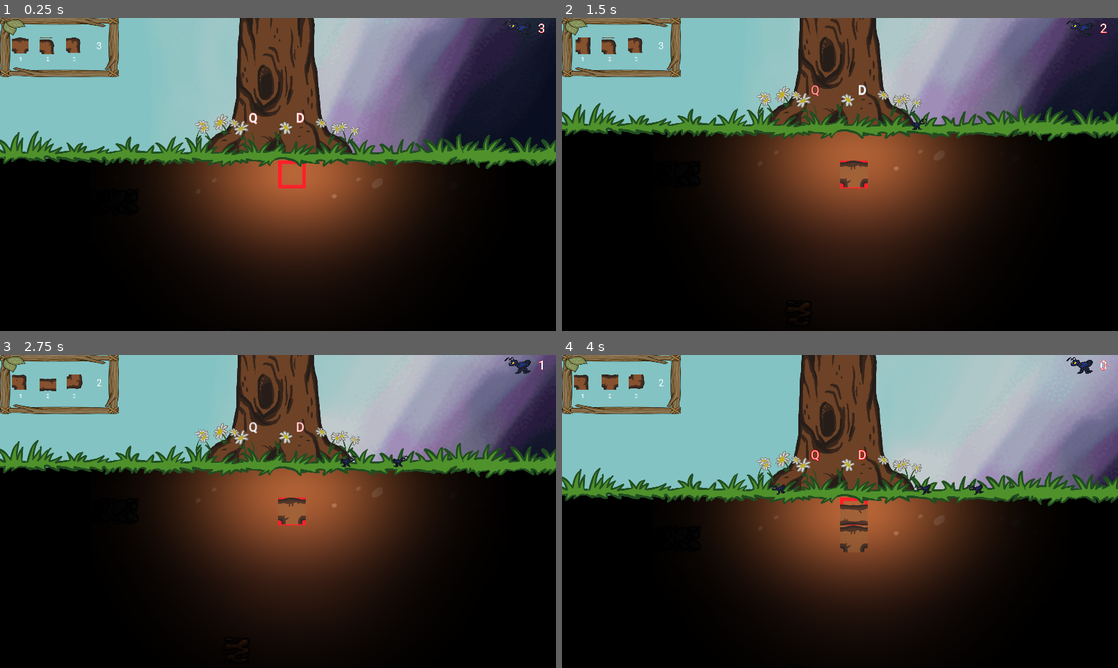
Above: before the commit, frames 1-4 (two rows, left to right).
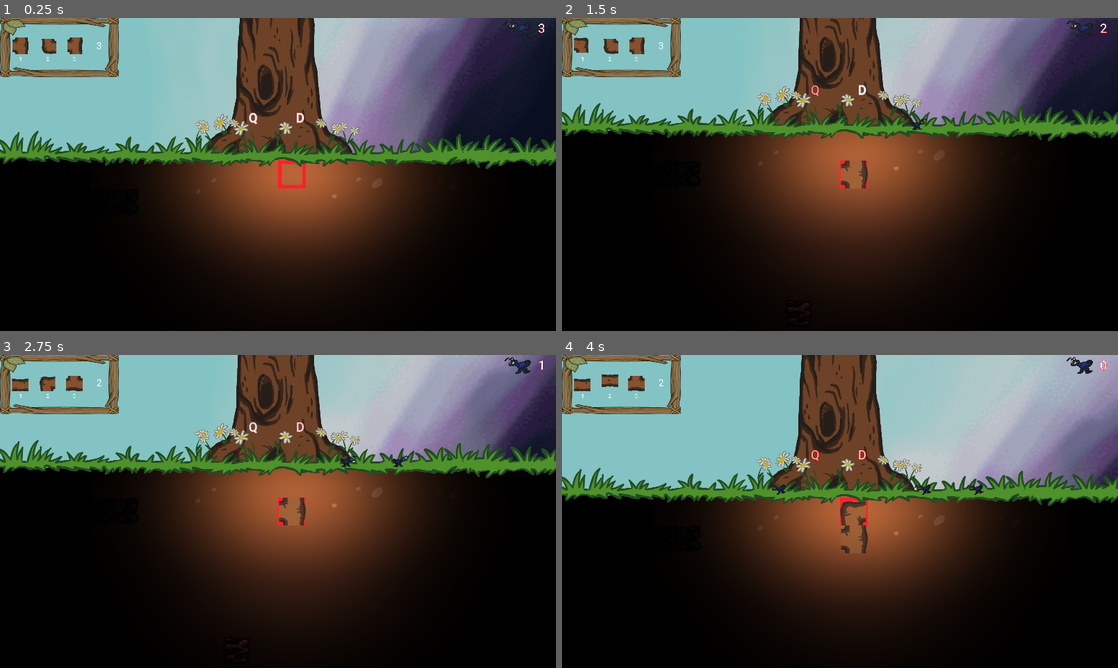
Above: after the commit, the same moments.

Repository: DEF-42/treeOfLife
Game: Godot game, scene res://Scenes/World.tscn
Two runs of this game, one before a commit and one after it. Both use one fixed random seed, a clock stepped at 60 frames per second and the inputs below.
Inputs:
- Up to frame 1 (0.25 s): no input
- Up to frame 2 (1.5 s): tap Enter (ui_accept) at 0.5, 0.6, 0.77, 1.07 s; hold D (spawn_ally_right) 0.53-1.28 s; hold Down (ui_down) from 1.28 s (still down); tap Keypad 1 (first_root) at 1.35 s
- Up to frame 3 (2.75 s): tap Enter (ui_accept) at 1.52, 1.55, 1.82, 2.3 s; release Down (ui_down) at 2.03 s; hold D (spawn_ally_right) from 2.03 s (still down); tap Keypad 0 (refresh_roots) at 2.1 s
- Up to frame 4 (4 s): release D (spawn_ally_right) at 2.78 s; hold Up (ui_up) 2.78-3.53 s; tap Keypad 2 (second_root) at 2.85 s; tap Enter (ui_accept) at 3.02, 3.05, 3.32, 3.77, 3.8 s; hold A (spawn_ally_left) from 3.53 s (still down); tap Keypad 3 (third_root) at 3.6 s

The runs differ from the first frame. In frame 1, 0.3% of the frame differs, in the area x 2-15%, y 6-12%; in frame 2, 0.5%; in frame 3, 0.5%; in frame 4, 0.7%, in the area x 2-55%, y 6-64%.

Commit message:
start working on placement authorized detection

Diff:
--- a/Autoloads/EventBus.gd
+++ b/Autoloads/EventBus.gd
@@ -3,6 +3,7 @@
 
 signal create_root(texture)
 signal sediment_linked()
+signal water_linked()
 
 signal day_state_changed(state)
 
--- a/Autoloads/GameBus.gd
+++ b/Autoloads/GameBus.gd
@@ -1,5 +1,6 @@
 extends Node
 
+const ROOT = "root"
 const ROCK = "rock"
 const WATER = "water"
 const SEDIMENT = "sediment"
@@ -15,6 +16,7 @@
 var tree_hp: int = 3 setget set_tree_hp, get_tree_hp
 var tree_xp: int = 0 setget set_tree_xp, get_tree_xp
 var sediments: int = 0
+var water: int = 0
 
 var cell_size: Vector2 = Vector2(80, 80)
 var grid = []
@@ -91,3 +93,6 @@
 
 func increment_sediment():
 	sediments = sediments + 1
+
+func increment_water():
+	water = water + 1
--- a/Scenes/Underground/Grid.tscn
+++ b/Scenes/Underground/Grid.tscn
@@ -6,7 +6,6 @@
 [ext_resource path="res://Assets/Underground/light (2).png" type="Texture" id=4]
 [ext_resource path="res://Assets/Underground/fondTerre.png" type="Texture" id=5]
 [ext_resource path="res://Sounds/UI/SFX_Placer_Racine_2.wav" type="AudioStream" id=7]
-[ext_resource path="res://Sounds/UI/SFX_Placer_Interdit.wav" type="AudioStream" id=9]
 
 [node name="Grid" type="Node2D"]
 script = ExtResource( 3 )
@@ -33,7 +32,6 @@
 stream = ExtResource( 7 )
 
 [node name="RootPlacedForbiddenSound" type="AudioStreamPlayer" parent="."]
-stream = ExtResource( 9 )
 
 [node name="UndergroundSprite" type="Sprite" parent="."]
 position = Vector2( 800, 644 )
--- a/Scenes/Underground/Items/Root.tscn
+++ b/Scenes/Underground/Items/Root.tscn
@@ -9,4 +9,4 @@
 [node name="Sprite" type="Sprite" parent="."]
 texture = ExtResource( 2 )
 region_enabled = true
-region_rect = Rect2( 510, 33, 60, 80 )
+region_rect = Rect2( 510, 120, 60, 80 )
--- a/Scripts/UI/RootSelector.gd
+++ b/Scripts/UI/RootSelector.gd
@@ -3,10 +3,6 @@
 const MAX_REFRESH = 3
 
 var is_day = true
-var can_rotate_root: bool = false
-#var root_I_sprite = preload("res://Assets/Underground/root_I.png")
-#var root_L_sprite = preload("res://Assets/Underground/root_L.png")
-#var root_T_sprite = preload("res://Assets/Underground/root_T.png")
 var root_dictionary = {
 	# T roots
 	1: {
@@ -17,7 +13,7 @@
 	# L roots
 	2: {
 		1: Rect2(794, 18, GAME.cell_size.x, GAME.cell_size.y),
-		2: Rect2(802, 90, GAME.cell_size.x, GAME.cell_size.y),
+		2: Rect2(802, 98, GAME.cell_size.x, GAME.cell_size.y),
 		3: Rect2(713, 259, GAME.cell_size.x, GAME.cell_size.y),
 	},
 	# I roots
@@ -34,7 +30,6 @@
 func _ready():
 	rng.randomize()
 	_randomize_all_roots()
-	can_rotate_root = true
 	set_available_refresh_counter(MAX_REFRESH)
 	EVENTS.connect("day_state_changed", self, "_on_day_state_changed")
 
@@ -73,15 +68,14 @@
 func _randomize_root(root: Node2D):
 	var root_sprite = root.get_child(0)
 	root.get_child(0).region_rect = _get_random_root_texture()
-	if can_rotate_root:
-		root.rotate(_get_random_root_rotation())
+	root.rotate(_get_random_root_rotation())
 	_define_available_link(root)
 
 func _randomize_all_roots():
 	for root in $RootsGroup.get_children():
 		_randomize_root(root)
 
-func _get_random_root_texture() -> StreamTexture:
+func _get_random_root_texture() -> Rect2:
 	var random_root_type = rng.randi_range(1, root_dictionary.size())
 	var root_type_variations_dictionary = root_dictionary.get(random_root_type)
 	var random_variation = rng.randi_range(1, root_type_variations_dictionary.size())
@@ -95,7 +89,78 @@
 	set_available_refresh_counter(get_available_refresh_counter() - 1)
 
 func _define_available_link(root: Node2D):
-	print("définition des liens possibles")
+	var root_sprite_rect = root.get_child(0).region_rect
+	var root_type: String
+
+	for root_type_index in root_dictionary:
+		var root_type_variations = root_dictionary.get(root_type_index)
+		for variation_index in root_type_variations:
+			var variation_rect = root_type_variations.get(variation_index)
+			if (variation_rect.has_point(root_sprite_rect.position)):
+				if (root_type_index == 1):
+					root_type = "T"
+				elif (root_type_index == 2):
+					root_type = "L"
+				elif (root_type_index == 3):
+					root_type = "I"
+				break
+
+	var root_rotation = int(root.rotation_degrees)
+	while root_rotation >= 360:
+		root_rotation = root_rotation - 360
+	if (root_type == "T"):
+		if (root_rotation == 0):
+			root.can_link_left = true
+			root.can_link_top = false
+			root.can_link_right = true
+			root.can_link_bottom = true
+		elif (root_rotation == 90):
+			root.can_link_left = true
+			root.can_link_top = true
+			root.can_link_right = false
+			root.can_link_bottom = true
+		elif (root_rotation == 180):
+			root.can_link_left = true
+			root.can_link_top = true
+			root.can_link_right = true
+			root.can_link_bottom = false
+		elif (root_rotation == 270):
+			root.can_link_left = false
+			root.can_link_top = true
+			root.can_link_right = true
+			root.can_link_bottom = true
+	elif (root_type == "L"):
+		if (root_rotation == 0):
+			root.can_link_left = true
+			root.can_link_top = false
+			root.can_link_right = false
+			root.can_link_bottom = true
+		elif (root_rotation == 90):
+			root.can_link_left = true
+			root.can_link_top = true
+			root.can_link_right = false
+			root.can_link_bottom = false
+		elif (root_rotation == 180):
+			root.can_link_left = false
+			root.can_link_top = true
+			root.can_link_right = true
+			root.can_link_bottom = false
+		elif (root_rotation == 270):
+			root.can_link_left = false
+			root.can_link_top = false
+			root.can_link_right = true
+			root.can_link_bottom = true
+	elif (root_type == "I"):
+		if (root_rotation == 0 || root_rotation == 180):
+			root.can_link_left = false
+			root.can_link_top = true
+			root.can_link_right = false
+			root.can_link_bottom = true
+		elif (root_rotation == 90 || root_rotation == 20):
+			root.can_link_left = true
+			root.can_link_top = false
+			root.can_link_right = true
+			root.can_link_bottom = false
 
 ### GETTERS / SETTERS ###
 func set_available_refresh_counter(val: int):
--- a/Scripts/Underground/Grid.gd
+++ b/Scripts/Underground/Grid.gd
@@ -1,7 +1,18 @@
 extends Node2D
 
+const root_placed_on_rock := preload("res://Sounds/UI/SFX_Placer_Interdit_Rock.wav")
+const root_placed_on_root := preload("res://Sounds/UI/SFX_Placer_Interdit_Racine.wav")
+const root_placed_on_dirt := preload("res://Sounds/UI/SFX_Placer_Racine_2.wav")
+const root_placed_on_sediment := preload("res://Sounds/UI/sediments.wav")
+#const root_placed_on_mushroom := preload()
+#const root_placed_on_maya_plate := preload()
 const ressources_spawn_point_scene := preload("res://Scenes/Underground/Ressources_Spawn_Point.tscn")
 const ressources_spawn_number = 50
+var root_placed_on_water_variations = {
+	1: preload("res://Sounds/UI/SFX_Water_1.wav"),
+	2: preload("res://Sounds/UI/SFX_Water_2.wav"),
+	3: preload("res://Sounds/UI/SFX_Water_3.wav"),
+}
 var resource_min_distance = GAME.cell_size.y * 5
 var rng = RandomNumberGenerator.new()
 
@@ -25,18 +36,34 @@
 	GAME.set_can_create_root(true)
 	var duplicatedRoot = root.duplicate()
 	if GAME.check_free_in_grid($GridKinematic.position):
+		$RootPlacedSound.stop()
+
 		if (GAME.check_cell_contains_node_type($GridKinematic.position, GAME.SEDIMENT)):
 			GAME.increment_sediment()
 			EVENTS.emit_signal("sediment_linked")
+			if ($RootPlacedSound.stream != root_placed_on_sediment):
+				$RootPlacedSound.stream = root_placed_on_sediment
+
+		if (GAME.check_cell_contains_node_type($GridKinematic.position, GAME.WATER)):
+			GAME.increment_water()
+			EVENTS.emit_signal("water_linked")
+			var random_index = rng.randi_range(1, root_placed_on_water_variations.size())
+			var stream = root_placed_on_water_variations.get(random_index)
+			if ($RootPlacedSound.stream != stream):
+				$RootPlacedSound.stream = stream
 
 		duplicatedRoot.position = Vector2($GridKinematic.position.x + 40, $GridKinematic.position.y + 40)
 		add_child_below_node($".", duplicatedRoot)
 		GAME._add_to_grid($GridKinematic.position, duplicatedRoot)
 		GAME.set_can_create_root(true)
-		$RootPlacedSound.stop()
 		$RootPlacedSound.play()
 	else:
+		$RootPlacedForbiddenSound.stop()
 		if GAME.check_cell_contains_node_type($GridKinematic.position, GAME.ROCK):
-			$RootPlacedForbiddenSound.stop()
-			$RootPlacedForbiddenSound.play()
+			if ($RootPlacedForbiddenSound.stream != root_placed_on_rock):
+				$RootPlacedForbiddenSound.stream = root_placed_on_rock
+		if GAME.check_cell_contains_node_type($GridKinematic.position, GAME.ROOT):
+			if ($RootPlacedForbiddenSound.stream != root_placed_on_root):
+				$RootPlacedForbiddenSound.stream = root_placed_on_root
+		$RootPlacedForbiddenSound.play()
 		GAME.set_can_create_root(false)
--- a/Scripts/World.gd
+++ b/Scripts/World.gd
@@ -14,6 +14,7 @@
 	$ExperienceTick.connect("timeout", self, "_on_experience_tick")
 	EVENTS.connect("day_state_changed", self, "_on_day_state_changed")
 	EVENTS.connect("sediment_linked", self, "_on_sediment_linked")
+	EVENTS.connect("water_linked", self, "_on_water_linked")
 	EVENTS.connect("display_battle", self, "_on_display_battle")
 	EVENTS.connect("finish_battle", self, "_on_finish_battle")
 
@@ -60,3 +61,6 @@
 func _on_experience_tick():
 	GAME.set_tree_xp(GAME.get_tree_xp() + (experience_step * GAME.sediments))
 	print("de l'exp !", GAME.get_tree_xp())
+
+func _on_water_linked():
+	print("De l'eau ! ", GAME.water)
Not shown, added: Sounds/UI/SFX_Placer_Interdit_Racine.wav.import
Not shown, added: Sounds/UI/SFX_Placer_Interdit_Rock.wav.import
Not shown, added: Sounds/UI/SFX_Water_1.wav.import
Not shown, changed: Sounds/UI/SFX_Water_2.wav.import
Not shown, added: Sounds/UI/SFX_Water_3.wav.import
Not shown, added: Sounds/UI/sediments.wav.import
Not shown, added: Sounds/UI/SFX_Placer_Interdit_Racine.wav
Not shown, added: Sounds/UI/SFX_Placer_Interdit_Rock.wav
Not shown, added: Sounds/UI/SFX_Water_1.wav
Not shown, added: Sounds/UI/SFX_Water_2.wav
Not shown, added: Sounds/UI/SFX_Water_3.wav
Not shown, added: Sounds/UI/sediments.wav
